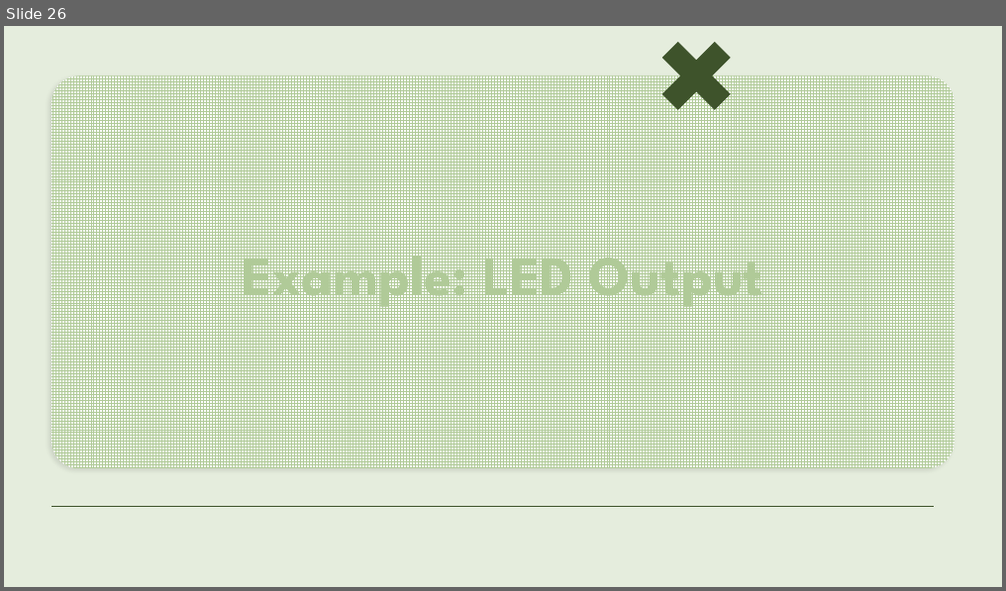
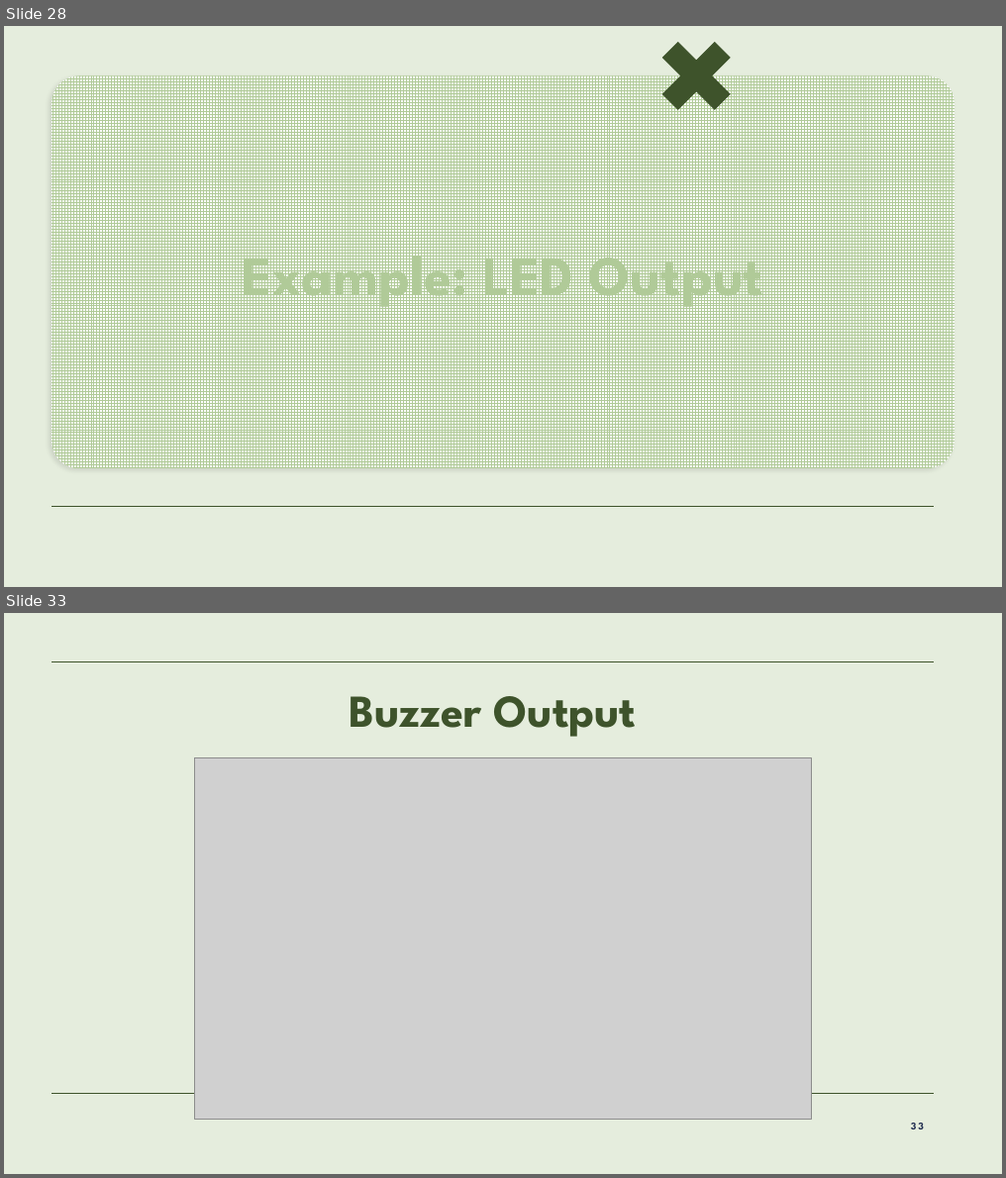
Before and after one commit to caro-line33/intro-to-audio-engineering, a slide deck: week1_microcontrollers/slides/week1.pptx. Shown one above the other, each under a label of ours: slide 26 before the commit, slides 28 and 33 after it; the slides between them are not shown. The pictures are 1006x591 and 1006x1178 pixels, drawn with LibreOffice and Linux fonts; fonts in the diff are those of the drawing; grey boxes stand for pictures; background and template pictures are left out. Boxes give left, top, right and bottom in pixels: in the first picture for what was removed or moved away, otherwise in the second. Text is boxed around its words. In the diff, an @@ line names an element or a change of style, - is before the commit and + after.

```diff
--- a/week1_microcontrollers/slides/week1.pptx
+++ b/week1_microcontrollers/slides/week1.pptx
@@ slide 33 added at bbox=[4, 613, 1002, 1174], background #E5EDDD; not listed: 1 template element that a slide beside it also shows @@
@@ line added from (52, 662) to (933, 662), #3E532A 1 pt @@
@@ title added at bbox=[350, 696, 637, 737], 44 pt, text #3E532A, bold @@
+Buzzer Output
@@ picture added at bbox=[195, 758, 811, 1120] @@
@@ page number added at bbox=[911, 1123, 924, 1130], 10 pt, text #222F51, bold @@
+33
@@ what was slide 26 is now slide 28 @@
```
Also in this commit, not shown: 3 slides changed, 13 other slides added, 8 slides removed, 22 other files.
